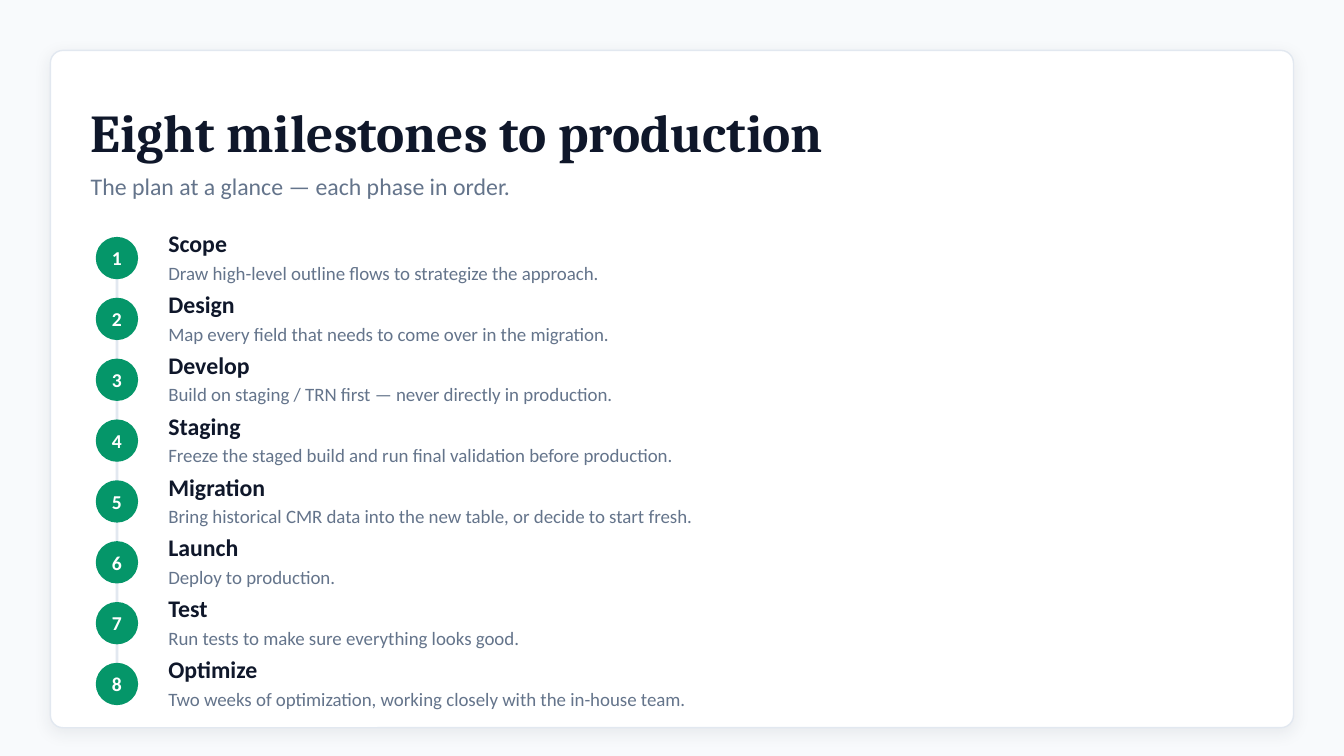
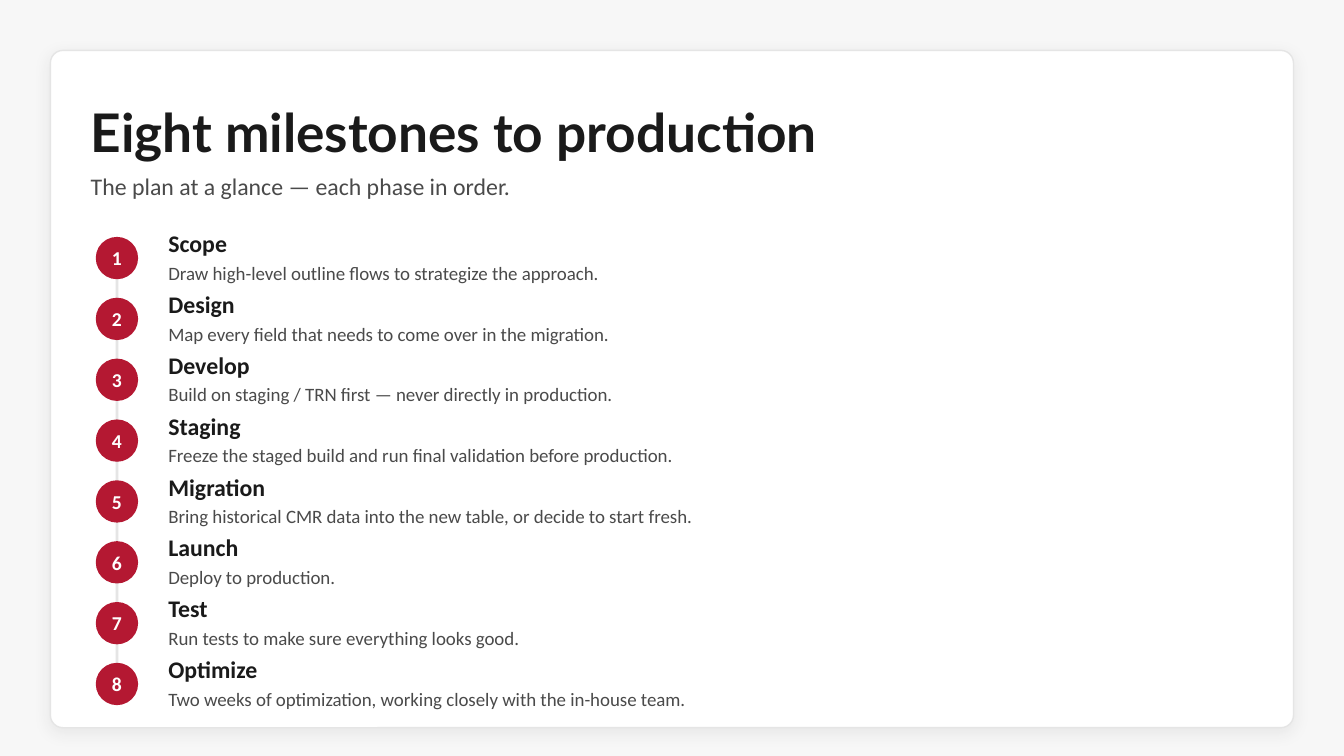
Before and after one commit to Enflite/eCMRs, a slide deck: slide 2 of docs/presentations/eCMRs_plan.pptx. Drawn at 1344x756 pixels with LibreOffice and Linux fonts; fonts in the diff are those of the drawing. Boxes give left, top, right and bottom in pixels: in the first picture for what was removed or moved away, otherwise in the second. Text is boxed around its words. In the diff, an @@ line names an element or a change of style, - is before the commit and + after.

```diff
--- a/docs/presentations/eCMRs_plan.pptx
+++ b/docs/presentations/eCMRs_plan.pptx
@@ background #F8FAFC to #F7F7F7 @@
@@ rounded rectangle at <box>50,50,1294,728</box>: outline #E2E8F0 1 pt to #E5E5E5 1 pt; shadow changed @@
@@ text "Eight milestones to production" at <box>91,112,817,162</box>: font Cambria to Lato, text colour #0F172A to #1A1A1A @@
@@ text "The plan at a glance ..." at <box>91,178,510,199</box>: text colour #64748B to #4A4A4A @@
@@ text "Scope" at <box>168,236,599,283</box>: text colour #0F172A to #1A1A1A in "Scope"; text colour #64748B to #4A4A4A @@
@@ line (117, 258) - (117, 685): stroke #E2E8F0 2 pt to #E5E5E5 2 pt @@
@@ text "Design" at <box>168,296,609,344</box>: text colour #0F172A to #1A1A1A in "Design"; text colour #64748B to #4A4A4A in "Map every field that needs to come ..." @@
@@ text "Develop" at <box>168,357,612,404</box>: text colour #0F172A to #1A1A1A in "Develop"; text colour #64748B to #4A4A4A in "Build on staging / TRN first — ..." @@
@@ text "Staging" at <box>168,418,673,465</box>: text colour #0F172A to #1A1A1A in "Staging"; text colour #64748B to #4A4A4A in "Freeze the staged build and run final ..." @@
@@ text "Migration" at <box>168,479,692,526</box>: text colour #0F172A to #1A1A1A in "Migration"; text colour #64748B to #4A4A4A in "Bring historical CMR data into the new ..." @@
@@ text "Launch" at <box>168,539,335,587</box>: text colour #0F172A to #1A1A1A in "Launch"; text colour #64748B to #4A4A4A in "Deploy to production." @@
@@ text "Test" at <box>168,601,519,648</box>: text colour #0F172A to #1A1A1A in "Test"; text colour #64748B to #4A4A4A @@
@@ text "Optimize" at <box>168,661,685,709</box>: text colour #0F172A to #1A1A1A in "Optimize"; text colour #64748B to #4A4A4A in "Two weeks of optimization, working closely with ..." @@
@@ fill #059669 to #B41832 in 8 elements at <box>96,237,138,279</box>, <box>96,297,138,340</box>, <box>96,359,138,401</box>, <box>96,419,138,462</box>, <box>96,480,138,522</box>, <box>96,541,138,584</box>, <box>96,602,138,644</box>, <box>96,663,138,706</box> @@
```
Also in this commit, not shown: 12 other slides changed.
